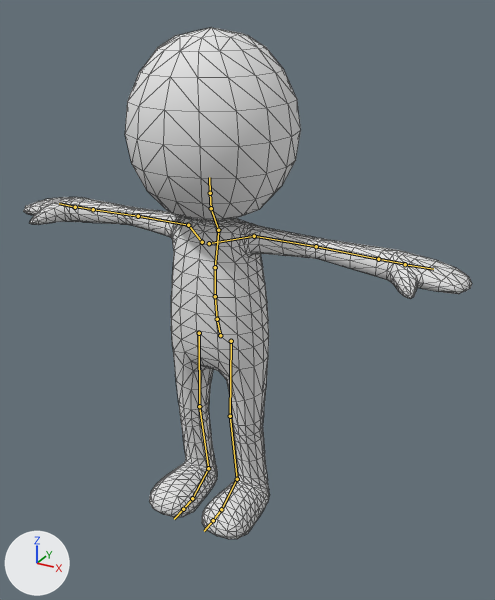
Renders of the glTF model stickman-animated.glb from each side of a commit.
Rendered twice from a camera (50 mm lens) standing at (1.008, -1.624, 1.568) and looking at (0.123, -0.016, 0.764). Lighting does not change. The marker at lower left points along +X, +Y and +Z. The picture after the commit comes second. The bones that change, and the others that lie on the model, are drawn over the model as lines. Mesh edges are drawn as thin lines.
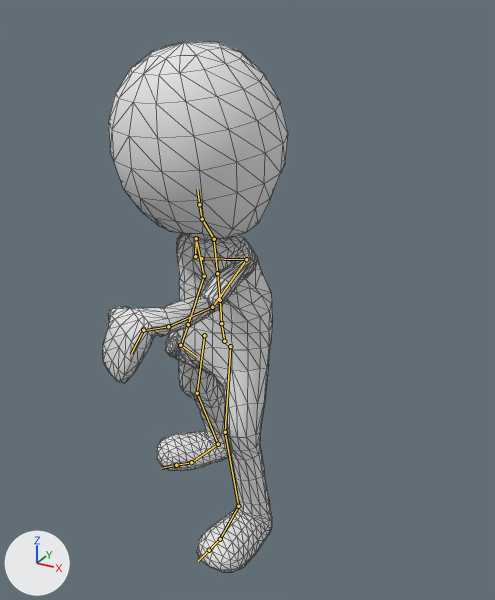
The newer file adds an action. The first version stands in its rest pose; the second is drawn at frame 21 of the action 'Interact'.

What differs and where, as boxes [x1, y1, x2, y2] in the pictures (495 x 600 px):
'Mesh_0', posed (59% narrower): before [24, 27, 472, 539]; after [103, 41, 288, 572]
bone 'pelvis', root to tip: before (220, 335) to (217, 319); after (224, 341) to (221, 323)
bone 'spine_02', root to tip: before (215, 296) to (215, 267); after (220, 300) to (217, 273)
bone 'spine_03', root to tip: before (215, 267) to (218, 232); after (217, 273) to (214, 241)
bone 'neck_01', root to tip: before (218, 230) to (211, 208); after (214, 239) to (202, 219)
bone 'head', root to tip: before (211, 208) to (210, 193); after (202, 219) to (199, 204)
bone 'head_leaf', root to tip: before (210, 193) to (209, 177); after (199, 204) to (197, 189)
bone 'clavicle_l', root to tip: before (209, 243) to (254, 236); after (201, 258) to (246, 259)
bone 'upperarm_l', root to tip: before (254, 236) to (316, 246); after (246, 259) to (212, 307)
bone 'lowerarm_l', root to tip: before (316, 246) to (378, 259); after (212, 307) to (168, 326)
bone 'hand_l', root to tip: before (378, 259) to (405, 264); after (168, 326) to (144, 330)
bone 'middle_01_l', root to tip: before (405, 264) to (433, 269); after (143, 330) to (131, 354)
bone 'clavicle_r', root to tip: before (202, 242) to (188, 225); after (195, 256) to (196, 238)
bone 'upperarm_r', root to tip: before (188, 225) to (138, 216); after (196, 238) to (204, 276)
bone 'lowerarm_r', root to tip: before (138, 216) to (93, 209); after (204, 276) to (188, 324)
bone 'hand_r', root to tip: before (93, 209) to (75, 206); after (188, 324) to (181, 345)
bone 'middle_01_r', root to tip: before (75, 207) to (59, 203); after (180, 345) to (197, 357)
bone 'thigh_l', root to tip: before (231, 341) to (230, 416); after (230, 346) to (225, 432)
bone 'calf_l', root to tip: before (230, 416) to (237, 479); after (225, 432) to (238, 506)
bone 'foot_l', root to tip: before (237, 479) to (221, 509); after (238, 506) to (220, 539)
bone 'ball_l', root to tip: before (221, 509) to (213, 520); after (220, 539) to (209, 550)
bone 'thigh_r', root to tip: before (199, 333) to (199, 406); after (204, 335) to (197, 393)
bone 'calf_r', root to tip: before (199, 406) to (208, 468); after (197, 393) to (218, 444)
bone 'foot_r', root to tip: before (208, 468) to (192, 498); after (218, 444) to (191, 462)
bone 'ball_r', root to tip: before (192, 498) to (183, 509); after (191, 462) to (176, 465)

What the commit changed:
Bone 'pelvis' (bone_pelvis) moves from (0.0, 0.0, 0.0) to (0.0, -0.034, -0.017).
Bone 'pelvis' (bone_pelvis) turns from (0, 0, 0) to (-4, -13, 3) degrees about its own x, y and z.
Bone 'spine_02' (bone_spine_02) turns from (0, 0, 0) to (12, 0, 0) degrees about its own x, y and z.
Bone 'spine_03' (bone_spine_03) turns from (0, 0, 0) to (11, 0, 0) degrees about its own x, y and z.
Bone 'neck_01' (bone_neck_01) turns from (0, 0, 0) to (-13, 0, 0) degrees about its own x, y and z.
Bone 'head' (bone_head) turns from (0, 0, 0) to (-1, 0, 0) degrees about its own x, y and z.
Bone 'head_leaf' (bone_head_leaf) turns from (0, 0, 0) to (4, 0, 0) degrees about its own x, y and z.
Bone 'clavicle_l' (bone_clavicle_l) turns from (0, 0, 0) to (-14, -1, -7) degrees about its own x, y and z.
Bone 'upperarm_l' (bone_upperarm_l) turns from (0, 0, 0) to (72, 12, 0) degrees about its own x, y and z.
Bone 'lowerarm_l' (bone_lowerarm_l) turns from (0, 0, 0) to (16, -73, 14) degrees about its own x, y and z.
Bone 'hand_l' (bone_hand_l) turns from (0, 0, 0) to (18, 61, 3) degrees about its own x, y and z.
Bone 'middle_01_l' (bone_middle_01_l) turns from (0, 0, 0) to (78, 0, 0) degrees about its own x, y and z.
Bone 'clavicle_r' (bone_clavicle_r) turns from (0, 0, 0) to (-14, -2, -4) degrees about its own x, y and z.
Bone 'upperarm_r' (bone_upperarm_r) turns from (0, 0, 0) to (-14, 4, 58) degrees about its own x, y and z.
Bone 'lowerarm_r' (bone_lowerarm_r) turns from (0, 0, 0) to (41, -19, 0) degrees about its own x, y and z.
Bone 'hand_r' (bone_hand_r) turns from (0, 0, 0) to (14, 0, 6) degrees about its own x, y and z.
Bone 'middle_01_r' (bone_middle_01_r) turns from (0, 0, 0) to (78, 0, 0) degrees about its own x, y and z.
Bone 'thigh_l' (bone_thigh_l) turns from (0, 0, 0) to (-14, -1, -14) degrees about its own x, y and z.
Bone 'calf_l' (bone_calf_l) turns from (0, 0, 0) to (13, -13, 3) degrees about its own x, y and z.
Bone 'foot_l' (bone_foot_l) turns from (0, 0, 0) to (10, -5, 10) degrees about its own x, y and z.
Bone 'ball_l' (bone_ball_l) turns from (0, 0, 0) to (6, 0, 0) degrees about its own x, y and z.
Bone 'thigh_r' (bone_thigh_r) turns from (0, 0, 0) to (12, -2, 15) degrees about its own x, y and z.
Bone 'calf_r' (bone_calf_r) turns from (0, 0, 0) to (5, 41, -10) degrees about its own x, y and z.
Bone 'foot_r' (bone_foot_r) turns from (0, 0, 0) to (-4, 5, -19) degrees about its own x, y and z.
Bone 'ball_r' (bone_ball_r) turns from (0, 0, 0) to (6, 0, 0) degrees about its own x, y and z.
